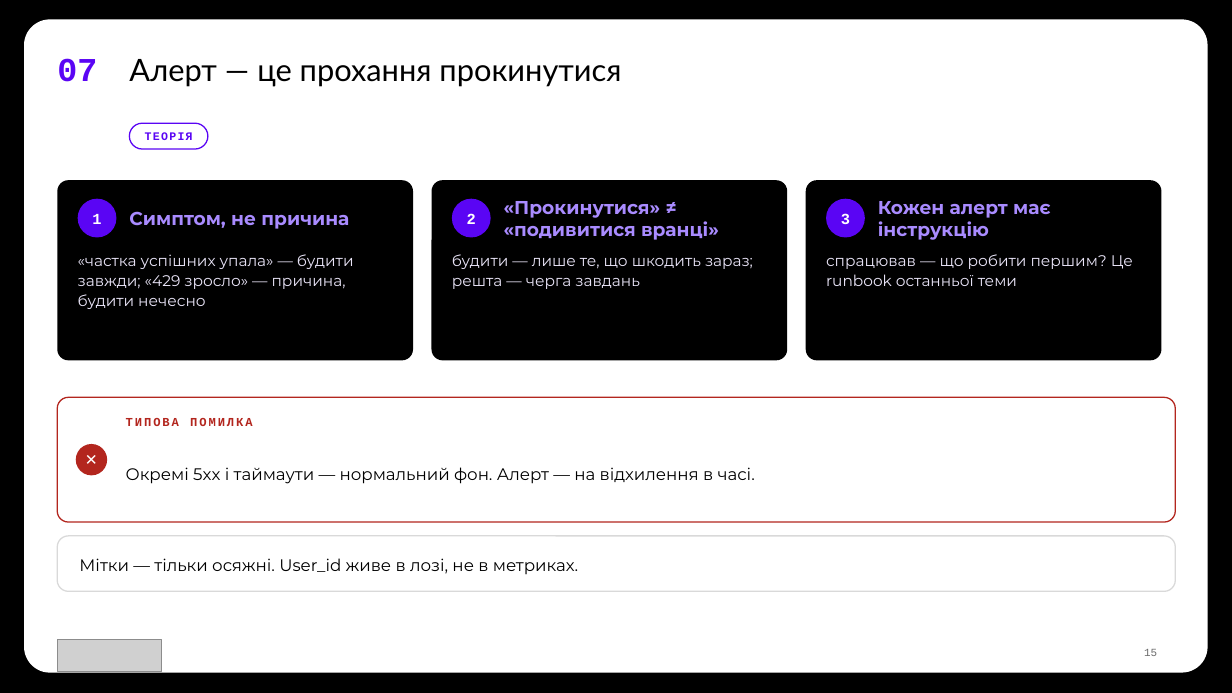
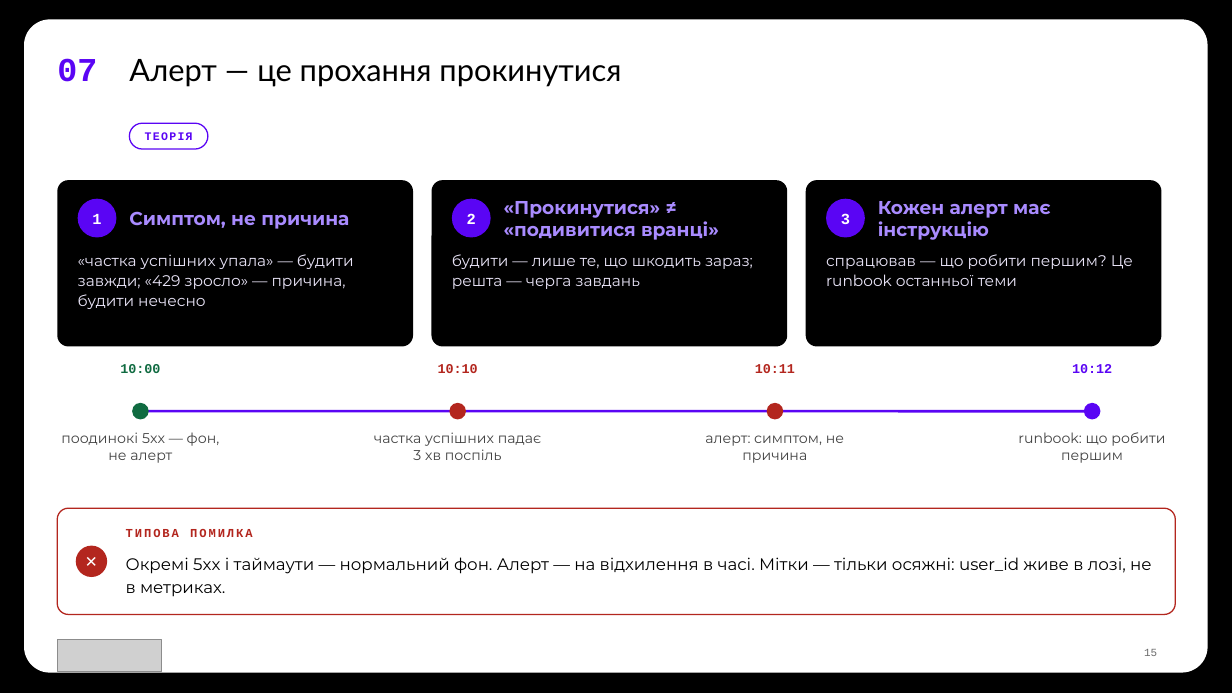
Before and after one commit to TarasFedorenkoFTV/llmops-bootcamp, a slide deck: slide 15 of docs/decks/L09.pptx. Drawn at 1232x693 pixels with LibreOffice and Linux fonts; fonts in the diff are those of the drawing; grey boxes stand for pictures; background and template pictures are left out. Boxes give left, top, right and bottom in pixels: in the first picture for what was removed or moved away, otherwise in the second. Text is boxed around its words. In the diff, an @@ line names an element or a change of style, - is before the commit and + after.

```diff
--- a/docs/decks/L09.pptx
+++ b/docs/decks/L09.pptx
@@ rounded rectangle: place and size @@
-rounded rectangle at [57, 180, 413, 360]
+rounded rectangle at [57, 180, 413, 347]
@@ rounded rectangle: place and size @@
-rounded rectangle at [432, 180, 787, 360]
+rounded rectangle at [432, 180, 787, 347]
@@ proportions changed in 3 elements at [57, 180, 413, 347], [432, 180, 787, 347], [806, 180, 1162, 347] @@
@@ rounded rectangle: place and size @@
-rounded rectangle at [806, 180, 1162, 360]
+rounded rectangle at [806, 180, 1162, 347]
@@ text added at [120, 364, 160, 373], 10.5 pt, text #106B41, bold @@
+10:00
@@ text added at [438, 364, 478, 373], 10.5 pt, text #B3261E, bold @@
+10:10
@@ text added at [755, 364, 795, 373], 10.5 pt, text #B3261E, bold @@
+10:11
@@ text added at [1072, 364, 1112, 373], 10.5 pt, text #5A05F4, bold @@
+10:12
@@ rounded rectangle removed at [57, 397, 1176, 522] @@
@@ ellipse: place and size @@
-ellipse at [76, 444, 107, 475]
+ellipse at [132, 403, 149, 420]
@@ ellipse at [132, 403, 149, 420]: fill #B3261E to #106B41 @@
@@ line added from (140, 411) to (1092, 411), #5A05F4 2 pt @@
@@ ellipse added at [449, 403, 466, 420], fill #B3261E @@
@@ ellipse added at [767, 403, 784, 420], fill #B3261E @@
@@ ellipse added at [1084, 403, 1101, 420], fill #5A05F4 @@
@@ text added at [61, 432, 220, 463], 11 pt, text #434343 @@
+поодинокі 5xx — фон, не алерт
@@ text added at [374, 432, 541, 460], 11 pt, text #434343 @@
+частка успішних падає 3 хв поспіль
@@ text added at [705, 435, 844, 463], 11 pt, text #434343 @@
+алерт: симптом, не причина
@@ text added at [1018, 432, 1165, 463], 11 pt, text #434343 @@
+runbook: що робити першим
@@ text removed at [126, 467, 755, 484] @@
-Окремі 5xx і таймаути — нормальний фон. Алерт — на відхилення в часі.
@@ rounded rectangle: place and size @@
-rounded rectangle at [57, 536, 1176, 592]
+rounded rectangle at [57, 508, 1176, 615]
@@ rounded rectangle at [57, 508, 1176, 615]: outline #D9D9D9 1 pt to #B3261E 1 pt; proportions changed @@
@@ text "ТИПОВА ПОМИЛКА": place and size @@
-text "ТИПОВА ПОМИЛКА" at [126, 418, 253, 426]
+text "ТИПОВА ПОМИЛКА" at [126, 529, 253, 537]
@@ text "✕": place and size @@
-text "✕" at [76, 444, 107, 475]
+text "✕" at [76, 546, 107, 578]
@@ ellipse added at [76, 546, 107, 578], fill #B3261E @@
@@ text at [126, 557, 1152, 597]: text changed @@
-Мітки — тільки осяжні. User_id живе в лозі, не в метриках.
+Окремі 5xx і таймаути — нормальний фон. Алерт — на відхилення в часі. Мітки — тільки осяжні: user_id живе в лозі, не в метриках.
```
Also in this commit, not shown: 2 other slides changed, 29 other files.
